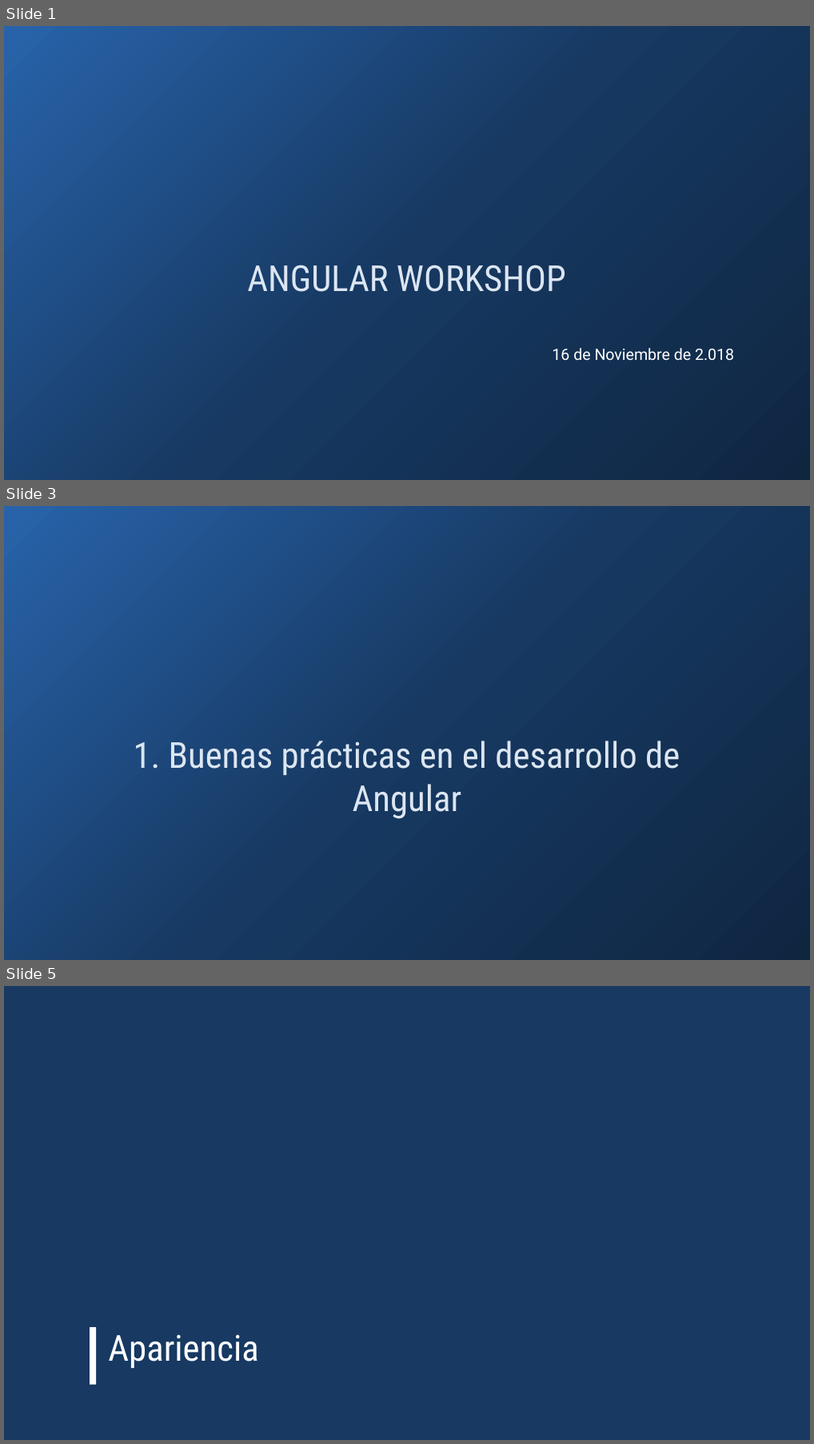
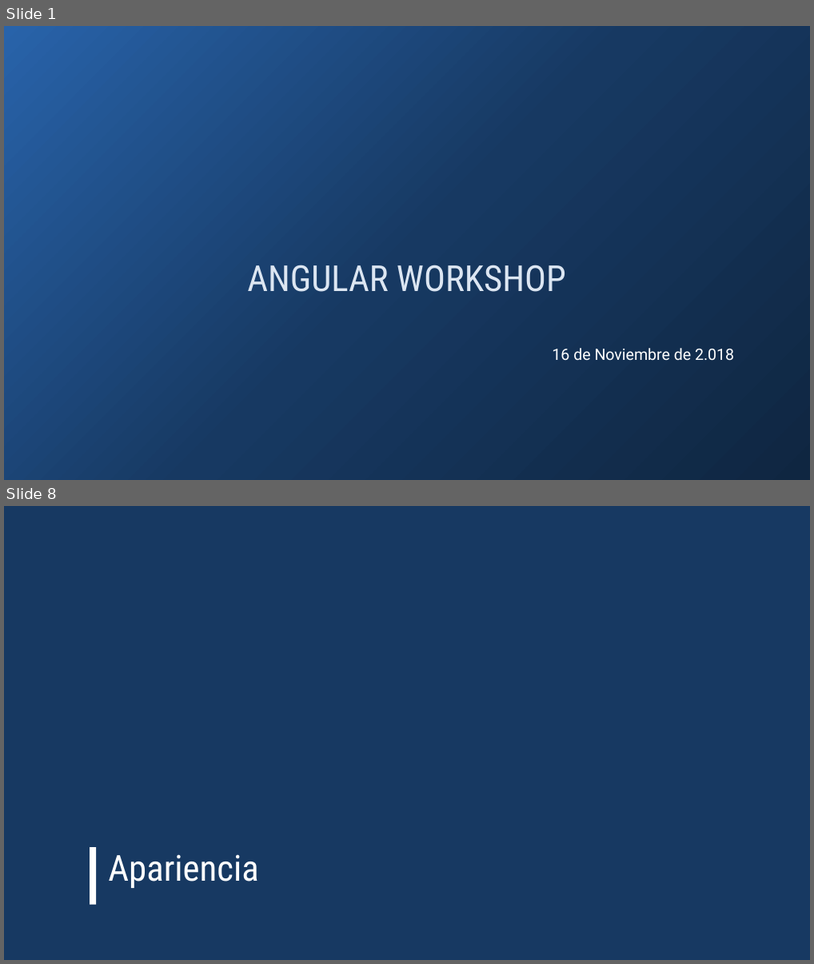
Before and after one commit to rached193/AngularWorkshop-20181116, a slide deck: AngularWorkshop-16-11-2018.pptx. Shown one above the other, each under a label of ours: slides 1, 3 and 5 before the commit, slides 1 and 8 after it; the slides between them are not shown. The pictures are 814x1444 and 814x964 pixels, drawn with LibreOffice and Linux fonts; fonts in the diff are those of the drawing; background and template pictures are left out. Boxes give left, top, right and bottom in pixels: in the first picture for what was removed or moved away, otherwise in the second. Text is boxed around its words. In the diff, an @@ line names an element or a change of style, - is before the commit and + after.

```diff
--- a/AngularWorkshop-16-11-2018.pptx
+++ b/AngularWorkshop-16-11-2018.pptx
@@ slide 3 removed at bbox=[4, 506, 810, 960], background gradient #0F2641 to #173962 to #2863AA @@
@@ title removed at bbox=[134, 740, 680, 819] @@
-1. Buenas prácticas en el desarrollo de Angular
@@ what was slide 5 is now slide 8 @@
```
Also in this commit, not shown: 3 slides changed, 9 slides added.
